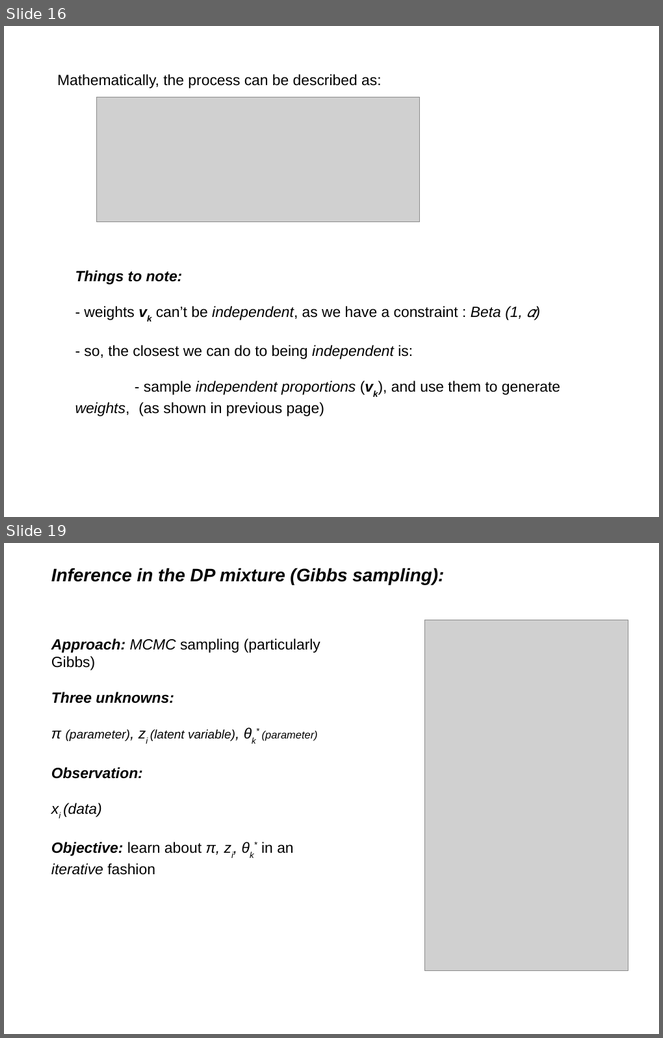
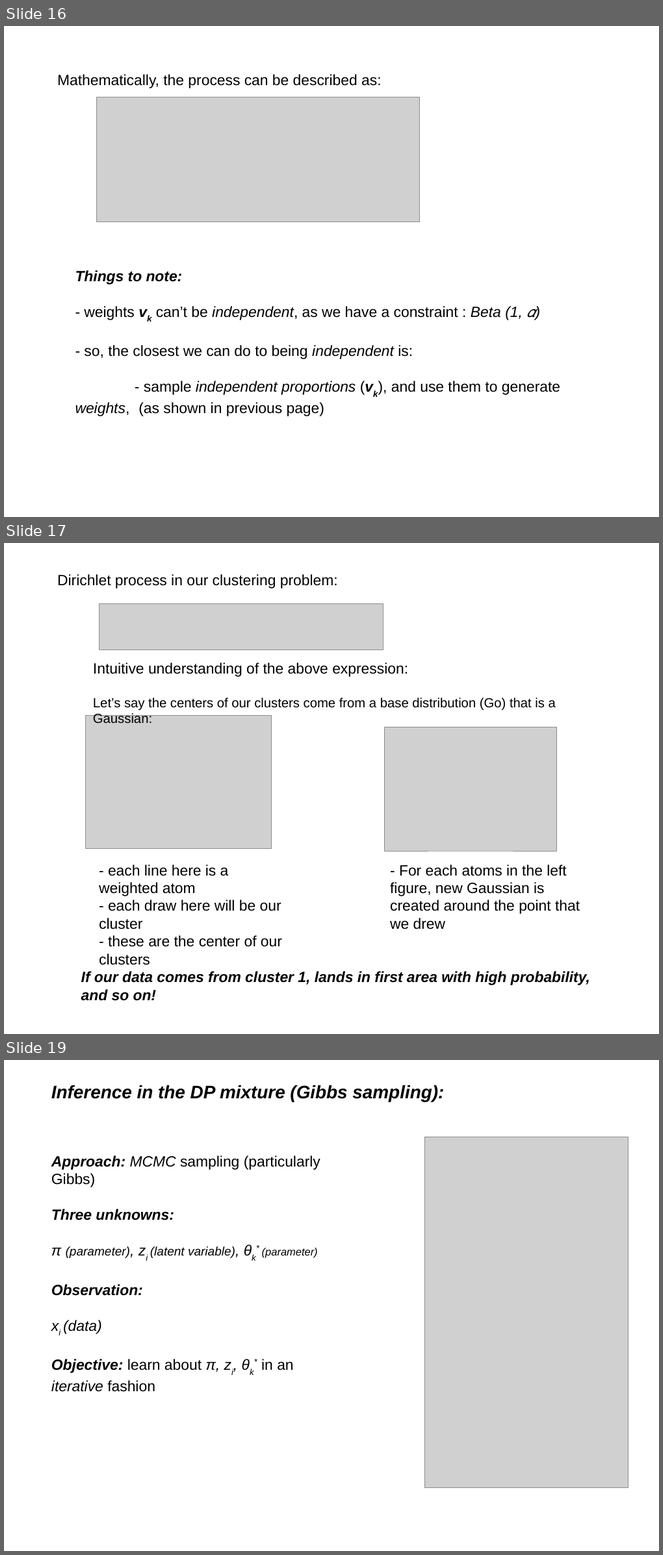
Before and after one commit to afcarl/Dirichlet_Processes, a slide deck: version_2.odp. Shown one above the other, each under a label of ours: slides 16 and 19 before the commit, slides 16, 17 and 19 after it; the slides between them are not shown. The pictures are 663x1038 and 663x1555 pixels, drawn with LibreOffice and Linux fonts; fonts in the diff are those of the drawing; grey boxes stand for pictures. Boxes give left, top, right and bottom in pixels: in the first picture for what was removed or moved away, otherwise in the second. Text is boxed around its words. In the diff, an @@ line names an element or a change of style, - is before the commit and + after.

```diff
--- a/version_2.odp
+++ b/version_2.odp
@@ slide 17 added at <box>4,543,659,1034</box>, background #FFFFFF @@
@@ text added at <box>57,574,338,589</box>, 18 pt, text #000000 @@
+Dirichlet process in our clustering problem:
@@ picture added at <box>99,603,384,650</box> @@
@@ text added at <box>93,663,556,723</box>, 16 pt, text #000000 @@
+Intuitive understanding of the above expression:
+Let’s say the centers of our clusters come from a base distribution (Go) that is a Gaussian:
@@ picture added at <box>86,715,272,849</box> @@
@@ picture added at <box>384,728,557,851</box> @@
@@ text added at <box>99,865,282,965</box>, 18 pt, text #000000 @@
+- each line here is a weighted atom
+- each draw here will be our cluster
+- these are the center of our clusters
@@ text added at <box>390,865,580,930</box>, 18 pt, text #000000 @@
+- For each atoms in the left figure, new Gaussian is created around the point that we drew
@@ text added at <box>81,971,590,1001</box>, 18 pt, text #000000, bold, italic @@
+If our data comes from cluster 1, lands in first area with high probability, and so on!
```
Also in this commit, not shown: 3 slides changed, 1 slide removed.
